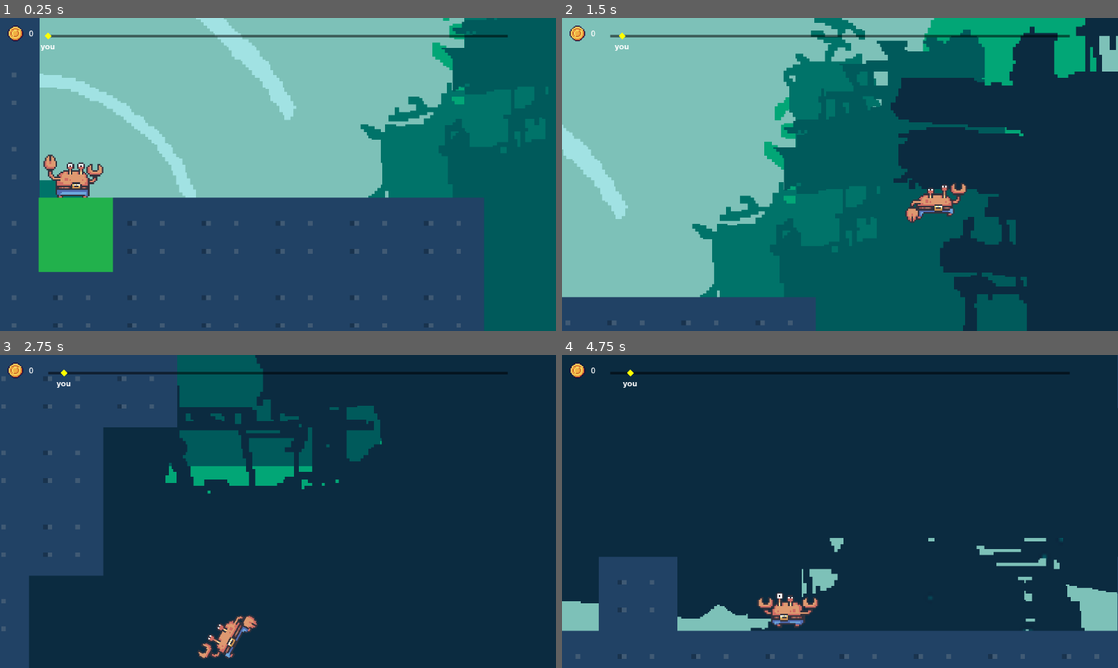
Above: before the commit, frames 1-4 (two rows, left to right).
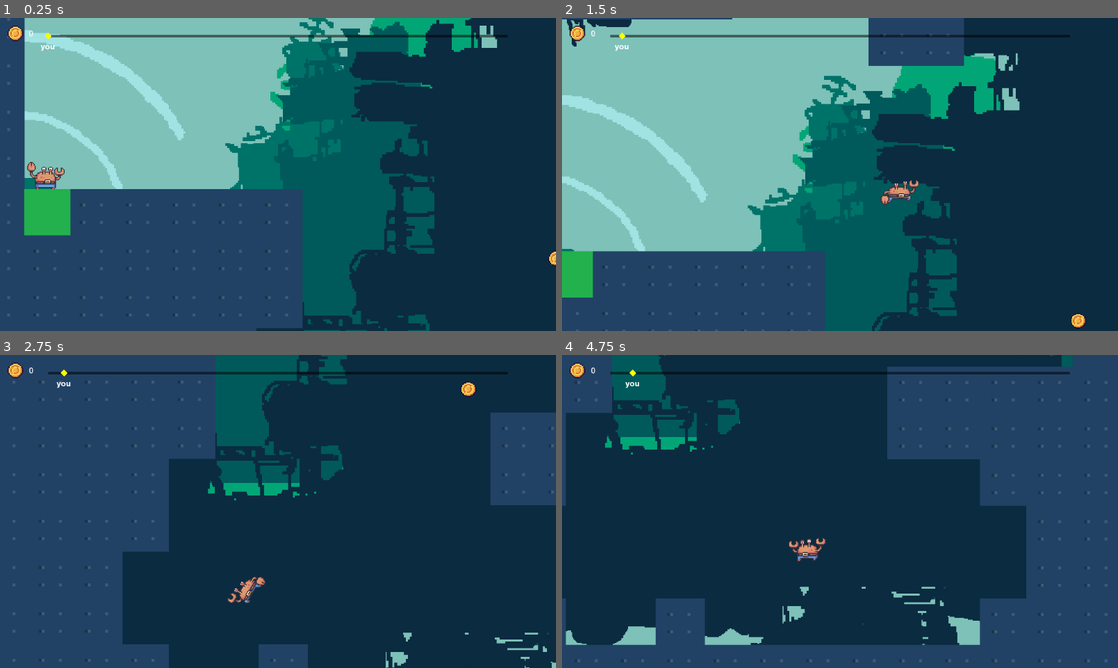
Above: after the commit, the same moments.

Repository: SMR-2023-Summer-Project/2DSideRacer
Game: Godot game, scene res://root/scenes/maps/Random_Map/random_map.tscn
Two runs of this game, one before a commit and one after it. Both use one fixed random seed, a clock stepped at 60 frames per second and the inputs below. This scene is started directly instead of the project's main scene.
Inputs (mouse positions are in pixels of both pictures, inside the frame that each line leads up to):
- Up to frame 1 (0.25 s): no input
- Up to frame 2 (1.5 s): move the mouse to (962, 158) at 0.52 s; hold Right (ui_right) from 0.53 s (still down); tap Space (climb) at 0.6 s; tap Up (jump) at 0.77 s; move the mouse to (728, 190) at 1.27 s; tap Shift (dash) at 1.35 s
- Up to frame 3 (2.75 s): tap Up (jump) at 1.52 s; move the mouse to (333, 442) at 2.02 s; release Right (ui_right) at 2.03 s; hold Left (ui_left) from 2.03 s (still down); hold Right mouse button (flip) from 2.03 s (still down)
- Up to frame 4 (4.75 s): move the mouse to (812, 574) at 2.77 s; release Left (ui_left) at 2.78 s; release Right mouse button (flip) at 2.78 s; hold Right (ui_right) 2.78-4.28 s; tap Middle mouse button (swing) at 2.85 s; tap Up (jump) at 3.02, 3.77, 4.52 s; move the mouse to (1006, 558) at 3.52 s; tap Space (climb) at 3.6 s; move the mouse to (673, 464) at 4.27 s; hold Left (ui_left) from 4.28 s (still down); tap Shift (dash) at 4.35 s

The runs differ from the first frame. In frame 1, 59% of the frame differs, in the area x 1-100%, y 0-100%; in frame 2, 34%; in frame 3, 24%; in frame 4, 38%.

Commit message:
Changed player camera

Diff:
--- a/root/scenes/maps/Random_Map/generate.gd
+++ b/root/scenes/maps/Random_Map/generate.gd
@@ -251,6 +251,7 @@
 	player.get_node("Camera2D").limit_right = gameWidth-tileSize
 	player.get_node("Camera2D").limit_top = 0
 	player.get_node("Camera2D").limit_bottom = gameHeight-tileSize
+	player.get_node("Camera2D").zoom = Vector2(2,2)
 
 	Global.updated_respawn(Vector2(start[0]*tileSize,start[1]*tileSize))
 	player.update_spawn(Vector2(start[0]*tileSize,start[1]*tileSize))
@@ -325,5 +326,3 @@
 func _process(delta):
 	var dist = 1-distanceFromGoal()
 	marker.set_progress(dist)
-#	if(dist>0.98 and dist<=1):
-#		goalTouched()
Not shown: 1 places in root/scenes/demo_scene/demo_scene.tscn that only renumber resources
Not shown: 1 places in root/scenes/demo_scene_2/demo_scene_2.tscn that only renumber resources
